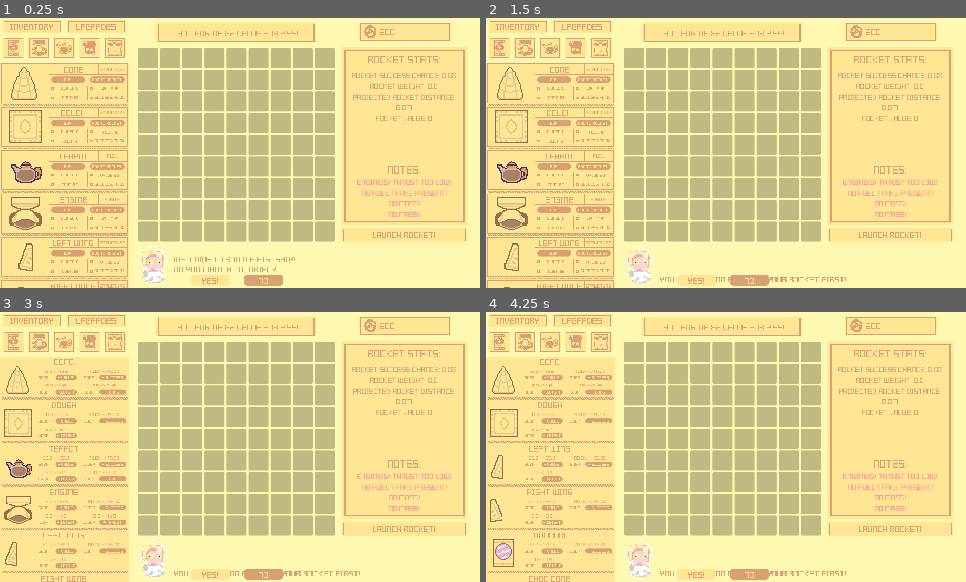
Above: before the commit, frames 1-4 (two rows, left to right).
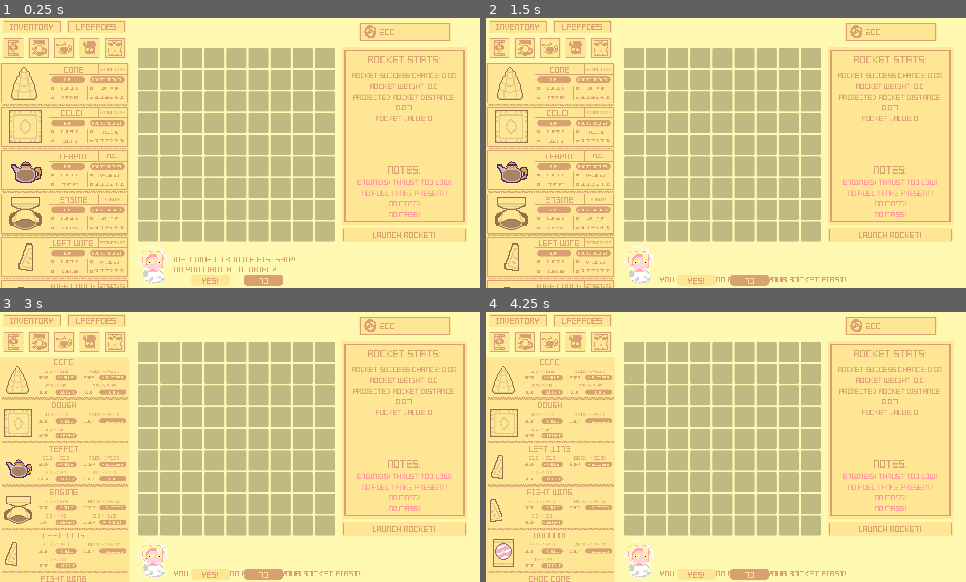
Above: after the commit, the same moments.

Repository: A-coder152/Build-a-Biscship-public
Game: Godot game, scene res://Scene/ui_rework.tscn
Two runs of this game, one before a commit and one after it. Both use one fixed random seed, a clock stepped at 60 frames per second and the inputs below. The engine's default icon, where the game draws it, is replaced by a stand-in: a white triangle on a blue panel in a dark square. Sound files missing from this copy of the repository are replaced by a short silence.
Inputs (mouse positions are in pixels of both pictures, inside the frame that each line leads up to):
- Up to frame 1 (0.25 s): no input
- Up to frame 2 (1.5 s): click "Launch Rocket!" at 0.5 s; click "Launch Rocket!" at 1.25 s
- Up to frame 3 (3 s): click "Inventory" at 2 s; click "Upgrades" at 2.75 s
- Up to frame 4 (4.25 s): click (500, 341) at 3.5 s

The runs differ from the first frame. In frame 1, 2.3% of the frame differs, in the area x 32-66%, y 1-9%; in frame 2, 2.3%; in frame 3, 2.3%; in frame 4, 2.3%.

Commit message:
events completed

Diff:
--- a/Scene/ui_rework.tscn
+++ b/Scene/ui_rework.tscn
@@ -84,6 +84,18 @@
 corner_radius_bottom_left = 8
 corner_detail = 6
 
+[sub_resource type="StyleBoxFlat" id="StyleBoxFlat_4g8h3"]
+bg_color = Color(1, 0.901961, 0.584314, 1)
+border_width_left = 16
+border_width_top = 16
+border_width_right = 16
+border_width_bottom = 16
+border_color = Color(0.85098, 0.631373, 0.443137, 1)
+corner_radius_top_left = 24
+corner_radius_top_right = 24
+corner_radius_bottom_right = 24
+corner_radius_bottom_left = 24
+
 [node name="Main" type="Node2D"]
 scale = Vector2(0.417, 0.417)
 script = ExtResource("1_gxbyj")
@@ -312,34 +324,38 @@
 vertical_alignment = 1
 
 [node name="eventrect" type="TextureRect" parent="."]
+visible = false
 offset_left = 373.602
 offset_top = 11.6019
 offset_right = 757.602
 offset_bottom = 57.6019
 texture = ExtResource("33_5ej0n")
 
-[node name="Label" type="Label" parent="eventrect"]
-layout_mode = 0
-offset_left = 8.0
-offset_top = 5.0
-offset_right = 375.0
-offset_bottom = 44.0
-theme_override_colors/font_color = Color(0.85098, 0.631373, 0.443137, 1)
-text = "Choc engine x2 value for 2:45!"
+[node name="HBoxContainer" type="HBoxContainer" parent="eventrect"]
+layout_mode = 1
+anchors_preset = 15
+anchor_right = 1.0
+anchor_bottom = 1.0
+grow_horizontal = 2
+grow_vertical = 2
+alignment = 1
+
+[node name="timeman" type="Label" parent="eventrect/HBoxContainer"]
+layout_mode = 2
+theme_override_colors/font_color = Color(0.715952, 0.500292, 0.310219, 1)
+theme_override_font_sizes/font_size = 20
+text = "2:45 "
+horizontal_alignment = 1
+vertical_alignment = 1
+
+[node name="textman" type="Label" parent="eventrect/HBoxContainer"]
+layout_mode = 2
+theme_override_colors/font_color = Color(0.85098, 0.631373, 0.443137, 1)
+text = "15% off all shop items"
 horizontal_alignment = 1
 vertical_alignment = 1
 
 [node name="rocket" type="Node2D" parent="." groups=["rocket"]]
-
-[node name="Encyclopedia" parent="." instance=ExtResource("35_0yb8q")]
-visible = false
-anchors_preset = 0
-anchor_right = 0.0
-anchor_bottom = 0.0
-offset_right = 1152.0
-offset_bottom = 648.0
-grow_horizontal = 1
-grow_vertical = 1
 
 [node name="TutorialChoice" type="Node2D" parent="."]
 
@@ -365,6 +381,98 @@
 theme_override_styles/normal = SubResource("StyleBoxFlat_ql8yx")
 text = "yes!"
 
+[node name="Encyclopedia" parent="." instance=ExtResource("35_0yb8q")]
+visible = false
+anchors_preset = 0
+anchor_right = 0.0
+anchor_bottom = 0.0
+offset_right = 1152.0
+offset_bottom = 648.0
+grow_horizontal = 1
+grow_vertical = 1
+
+[node name="neweventpopup" type="Control" parent="."]
+visible = false
+layout_mode = 3
+anchors_preset = 15
+anchor_right = 1.0
+anchor_bottom = 1.0
+offset_right = 1152.0
+offset_bottom = 648.0
+grow_horizontal = 2
+grow_vertical = 2
+
+[node name="darkbg" type="ColorRect" parent="neweventpopup"]
+layout_mode = 1
+anchors_preset = 15
+anchor_right = 1.0
+anchor_bottom = 1.0
+grow_horizontal = 2
+grow_vertical = 2
+color = Color(0, 0, 0, 0.513726)
+
+[node name="Panel" type="Panel" parent="neweventpopup"]
+layout_mode = 1
+anchors_preset = 8
+anchor_left = 0.5
+anchor_top = 0.5
+anchor_right = 0.5
+anchor_bottom = 0.5
+offset_left = -350.0
+offset_top = -173.5
+offset_right = 350.0
+offset_bottom = 173.5
+grow_horizontal = 2
+grow_vertical = 2
+theme_override_styles/panel = SubResource("StyleBoxFlat_4g8h3")
+
+[node name="fneifhre" type="Label" parent="neweventpopup/Panel"]
+layout_mode = 2
+offset_left = 19.0
+offset_top = 21.0
+offset_right = 685.0
+offset_bottom = 81.0
+theme_override_colors/font_color = Color(0.85098, 0.631373, 0.443137, 1)
+theme_override_font_sizes/font_size = 40
+text = "New Event!"
+horizontal_alignment = 1
+
+[node name="Image" type="TextureRect" parent="neweventpopup/Panel"]
+custom_minimum_size = Vector2(128, 128)
+layout_mode = 2
+offset_left = 453.0
+offset_top = 93.0
+offset_right = 669.0
+offset_bottom = 309.0
+texture = ExtResource("29_51puf")
+stretch_mode = 5
+
+[node name="eventdesc" type="Label" parent="neweventpopup/Panel"]
+layout_mode = 2
+offset_left = 35.0
+offset_top = 86.0
+offset_right = 428.0
+offset_bottom = 250.0
+theme_override_colors/font_color = Color(0.85098, 0.631373, 0.443137, 1)
+theme_override_font_sizes/font_size = 20
+text = "An improvement in dual choc engines makes them saf"
+horizontal_alignment = 1
+vertical_alignment = 1
+autowrap_mode = 2
+
+[node name="eventtiem" type="Label" parent="neweventpopup/Panel"]
+layout_mode = 2
+offset_left = 31.0
+offset_top = 269.185
+offset_right = 434.0
+offset_bottom = 311.185
+theme_override_colors/font_color = Color(0.7252, 0.507999, 0.316794, 1)
+theme_override_font_sizes/font_size = 24
+text = "Active for the next 2:45!"
+horizontal_alignment = 1
+vertical_alignment = 1
+autowrap_mode = 2
+
 [node name="TutorialPanels" type="Node2D" parent="."]
 visible = false
 
--- a/Scripts/main.gd
+++ b/Scripts/main.gd
@@ -81,6 +81,12 @@
 @onready var items_container = $HBoxContainer/Sidebar/ScrollContainer/ItemsContainer
 @onready var tutorial = $TutorialPanels
 @onready var encyclopedia = $Encyclopedia
+@onready var event_rect = $eventrect
+@onready var event_text_label = $eventrect/HBoxContainer/textman
+@onready var event_time_label = $eventrect/HBoxContainer/timeman
+@onready var event_popup = $neweventpopup
+@onready var event_popup_text = $neweventpopup/Panel/eventdesc
+@onready var event_popup_time = $neweventpopup/Panel/eventtiem
 
 func _ready():
 	# Initial UI update and connect signals
@@ -517,7 +523,9 @@
 
 #this is for tesitng purposes. Move the function body to whatever function adds the part to rocket
 func _input(_event: InputEvent) -> void:
-	if Input.is_action_just_pressed("leftClick") and isValid:
+	if Input.is_action_just_pressed("leftClick") and event_popup.visible:
+		event_popup.hide()
+	elif Input.is_action_just_pressed("leftClick") and isValid:
 		print("lefto")
 		_place_thing()
 		Sound.play_sfx(place, 0.15, 1, 3)
@@ -790,8 +798,10 @@
 			else:
 				end_event()
 				return
-	else:
-		if randf() > 0.996:
+		event_time_label.text = str(event_time_remaining[0]) + ":"
+		event_time_label.text += str(event_time_remaining[1]) if event_time_remaining[1] / 10 >= 1 else "0" + str(event_time_remaining[1])
+	else:
+		if randf() > 0.997 and not (tutorial and tutorial.visible):
 			start_event()
 
 func start_event():
@@ -809,7 +819,87 @@
 			item.success_upgrade_cost = round(item.success_upgrade_cost * 0.9)
 	else:
 		var event_item = items[round((selection - 0.2) * 1.25 * len(items))]
+		while event_item.locked:
+			event_item = items[randf() * len(items)]
+		current_event = [event_item.part_name]
+		var second_random = randf()
+		second_random *= 4.99 if event_item.special_name else 3.99
+		if second_random < 1:
+			current_event.append("sale")
+			event_item.cost = round(event_item.cost / 2)
+		elif second_random < 2:
+			current_event.append("value")
+			event_item.value *= 2
+		elif second_random < 3:
+			current_event.append("safe")
+			current_event.append(event_item.success)
+			event_item.success = 1
+		elif second_random < 4:
+			current_event.append("weight")
+			event_item.weight = round(event_item.weight / 2)
+		else:
+			current_event.append("special")
+			event_item.special *= 0.5 if event_item.special < 1 else 2.
+	if len(current_event) == 1:
+		match current_event[0]:
+			"firesale":
+				event_popup_text.text = "The biscuit shop has some sweet deals available! All items are discounted by 15%!"
+				event_text_label.text = "15% off all shop items"
+			"upgradesale":
+				event_popup_text.text = "The biscuit labs are offering sweet deals on upgrades! All upgrades are 10% off!"
+				event_text_label.text = "10% off all upgrades"
+	else:
+		match current_event[1]:
+			"sale":
+				event_popup_text.text = "A huge oversupply in " + current_event[0] + " has occurred, and the biscuit shop wants to finish them fast. This part is now 50% off!"
+				event_text_label.text = current_event[0] + " 50% off"
+			"value":
+				event_popup_text.text = "The Biscuit Gods' ritual has begun. This time, they are accepting sacrifices in " + current_event[0]+ ". This part is temporarily worth double value!"
+				event_text_label.text = current_event[0] + " 2x value"
+			"safe":
+				event_popup_text.text = "Erratic changes in space atmosphere has made " + current_event[0] + " parts unbreakable, giving them 100% safety temporarily!"
+				event_text_label.text = current_event[0] + " 100% safe"
+			"weight":
+				event_popup_text.text = "A rare material has been discovered, which reduces the weight of " + current_event[0] + " in launches by 50%! Hurry up before the material runs out!"
+				event_text_label.text = current_event[0] + " 50% lighter"
+			"special":
+				event_popup_text.text = "A malfunction in the labs has generated a batch of extremely powerful " + current_event[0] +", multiplying their special effects by 2x!"
+				event_text_label.text = current_event[0] + " 2x power"
+	event_time_remaining = [randi_range(1, 2), randi_range(0, 59)]
+	event_popup_time.text = "Active for the next " + str(event_time_remaining[0]) + ":"
+	event_popup_time.text += str(event_time_remaining[1]) if event_time_remaining[1] / 10 >= 1 else "0" + str(event_time_remaining[1])
+	event_popup.show()
+	event_rect.show()
 
 
 func end_event():
-	pass
+	if len(current_event) == 1:
+		match current_event[0]:
+			"firesale":
+				for item in items:
+					item.cost = round(item.cost / 0.85)
+			"upgradesale":
+				for item in items:
+					item.value_upgrade_cost = round(item.value_upgrade_cost / 0.9)
+					item.weight_upgrade_cost = round(item.weight_upgrade_cost / 0.9)
+					item.special_upgrade_cost = round(item.special_upgrade_cost / 0.9)
+					item.success_upgrade_cost = round(item.success_upgrade_cost / 0.9)
+	else:
+		var event_item
+		for item in items:
+			if item.part_name == current_event[0]:
+				event_item = item
+				break
+		match current_event[1]:
+			"sale":
+				event_item.cost = round(event_item.cost * 2)
+			"value":
+				event_item.value /= 2
+			"safe":
+				event_item.success = current_event[2]
+			"weight":
+				event_item.weight = round(event_item.weight * 2)
+			"special":
+				event_item.special *= 0.5 if event_item.special > 1 else 2.
+	current_event = []
+	event_rect.hide()
Not shown: 1 places in Scene/ui_rework.tscn that only renumber resources
